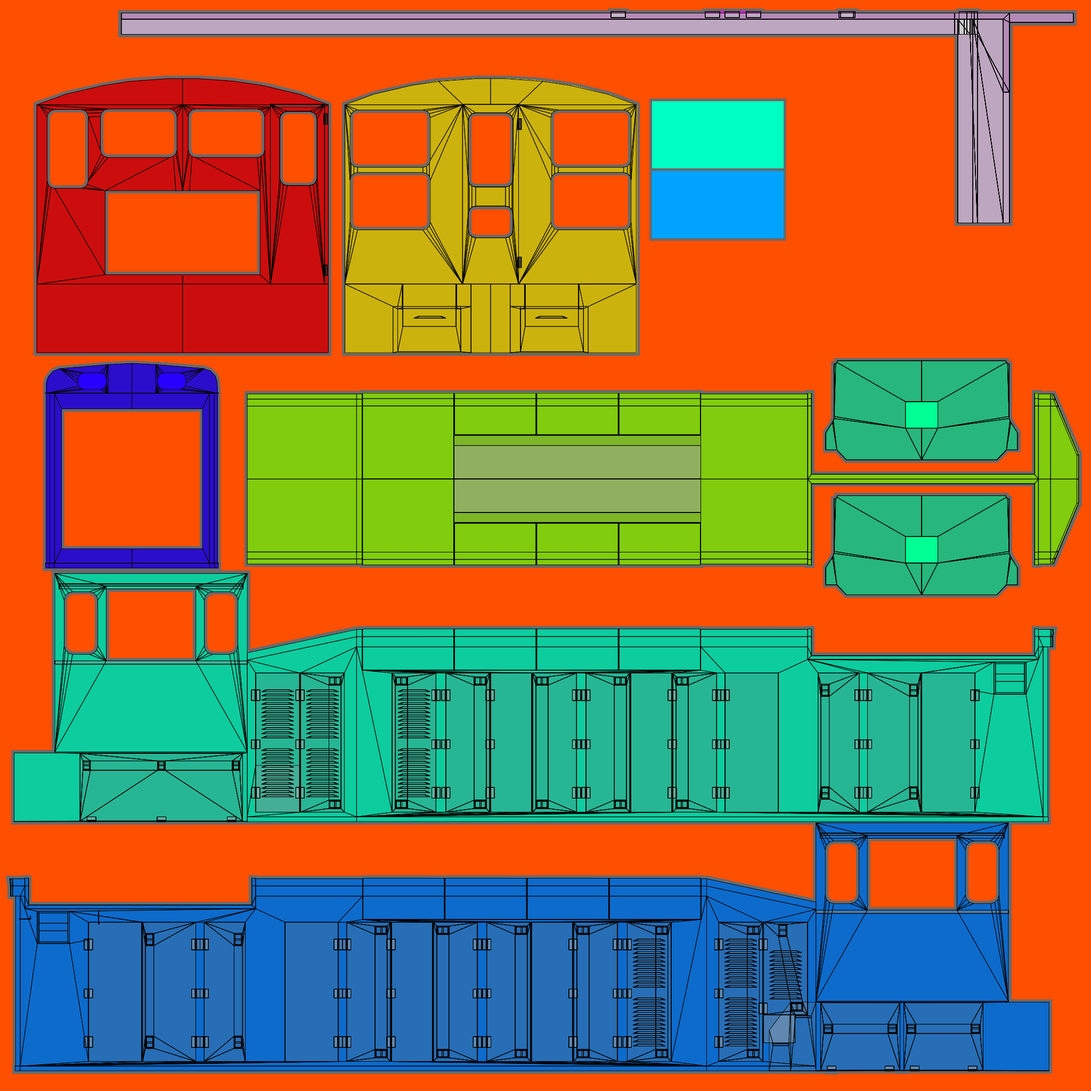
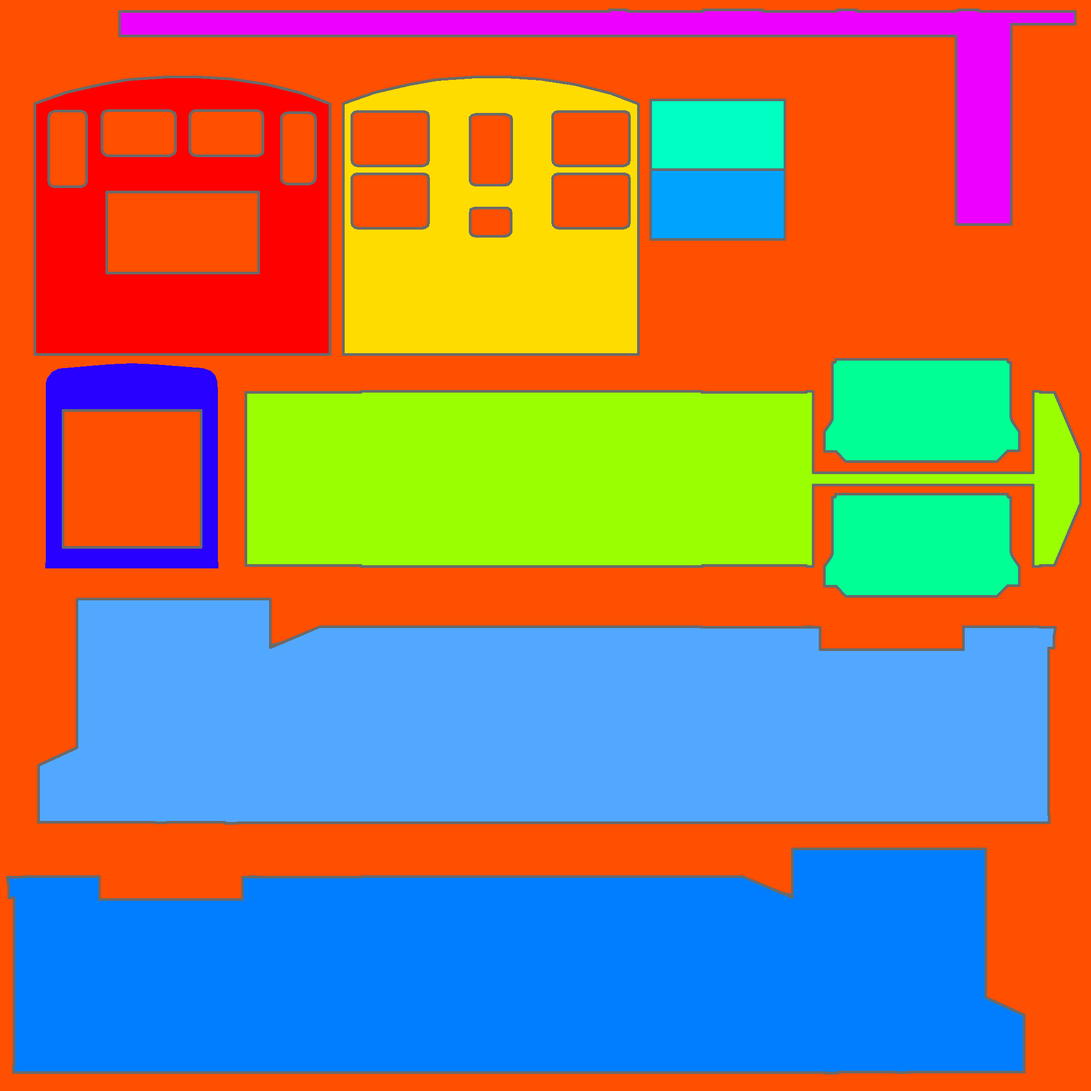
Comparing the layer stacks of the two 1091×1091 images. Changes:
renamed "texture3.png" to "main.png", hid it, painted on it over [9, 11, 1080, 1074]
painted on "template3" over [11, 360, 1058, 1074]
